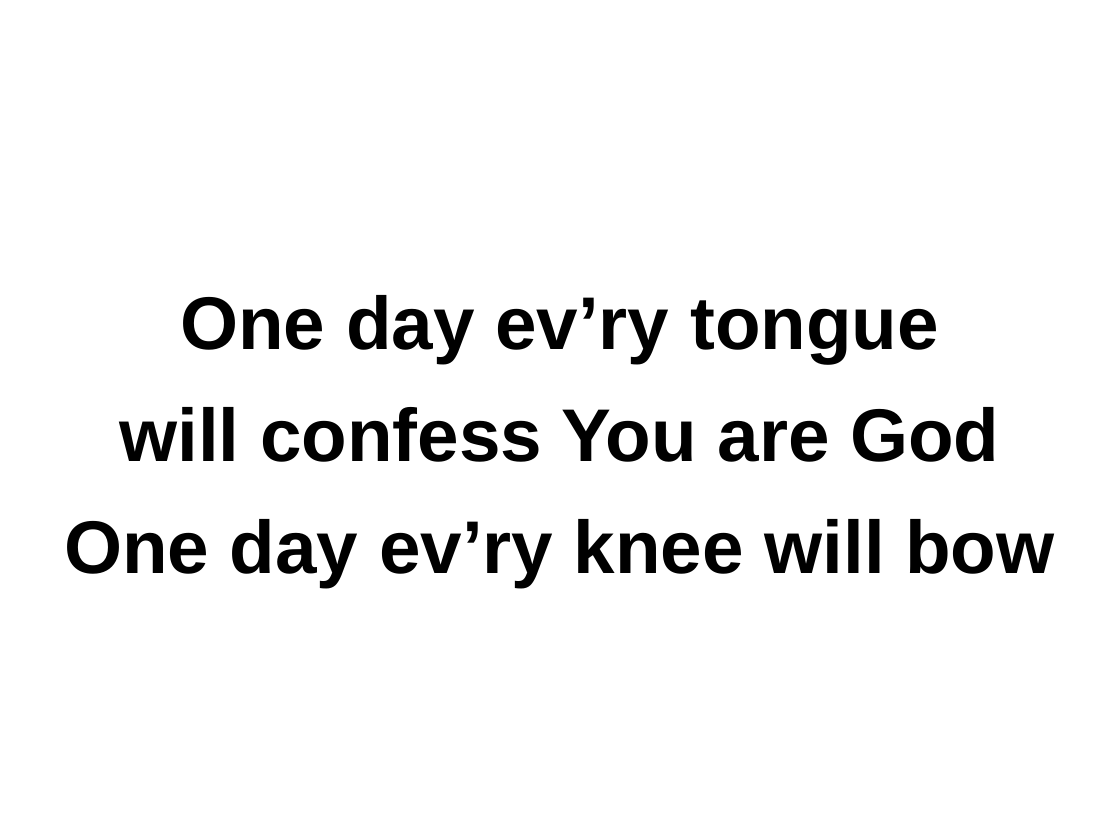
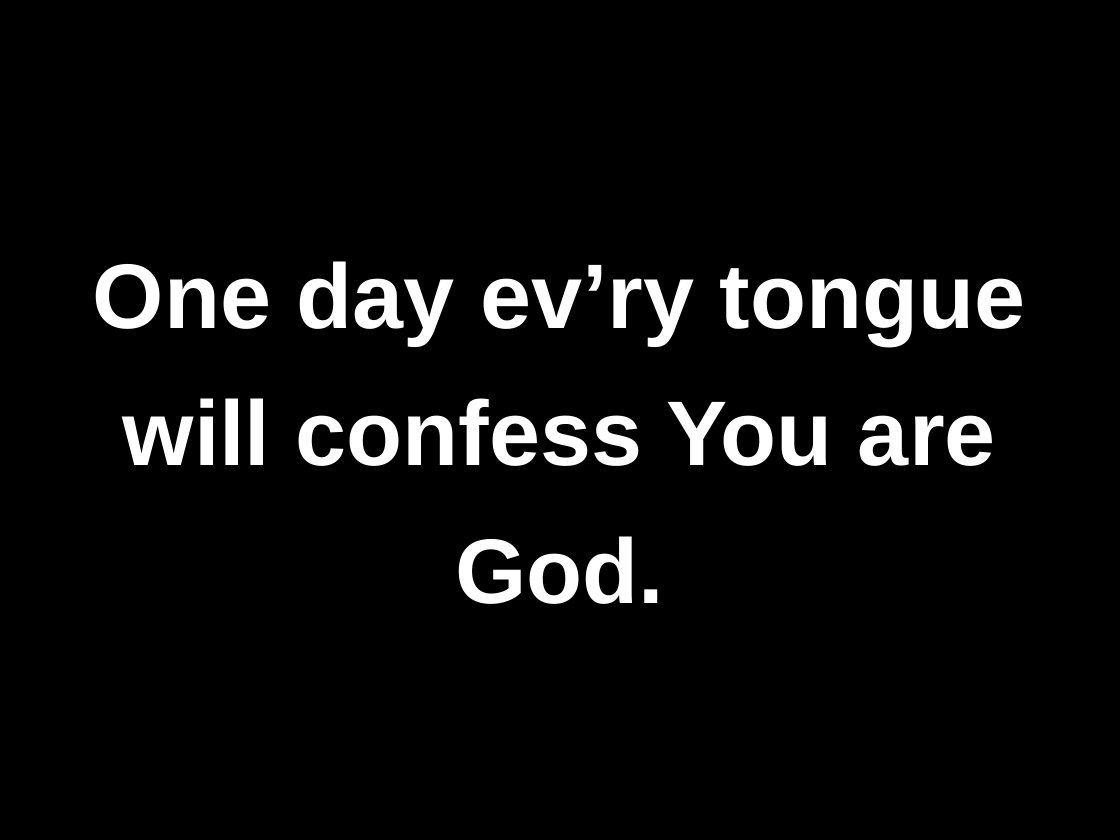
Before and after one commit to memery1446/HBCChoir, a slide deck: slide 14 of pptx-files/1.Come.Now.Is.the.Time.to.Worship.pptx (slide 8 before the commit). Drawn at 1120x840 pixels with LibreOffice and Linux fonts; fonts in the diff are those of the drawing. Boxes give left, top, right and bottom in pixels: in the first picture for what was removed or moved away, otherwise in the second. Text is boxed around its words. In the diff, an @@ line names an element or a change of style, - is before the commit and + after.

```diff
--- a/pptx-files/1.Come.Now.Is.the.Time.to.Worship.pptx
+++ b/pptx-files/1.Come.Now.Is.the.Time.to.Worship.pptx
@@ background #FFFFFF to #000000 @@
@@ title at box(93, 261, 1026, 604): text changed; size 48 to 59 pt; text colour #000000 to #FFFFFF @@
-One day ev’ry tongue
-will confess You are God
-One day ev’ry knee will bow
+One day ev’ry tongue
+will confess You are God.
```
Also in this commit, not shown: 13 other slides changed, 8 slides added, 4 other files.
